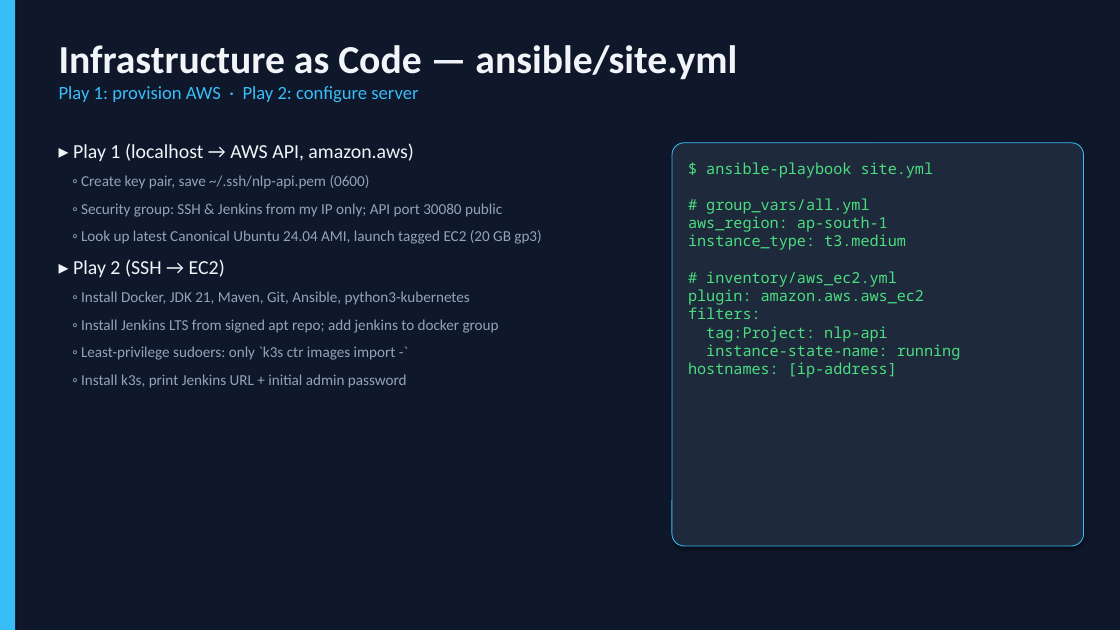
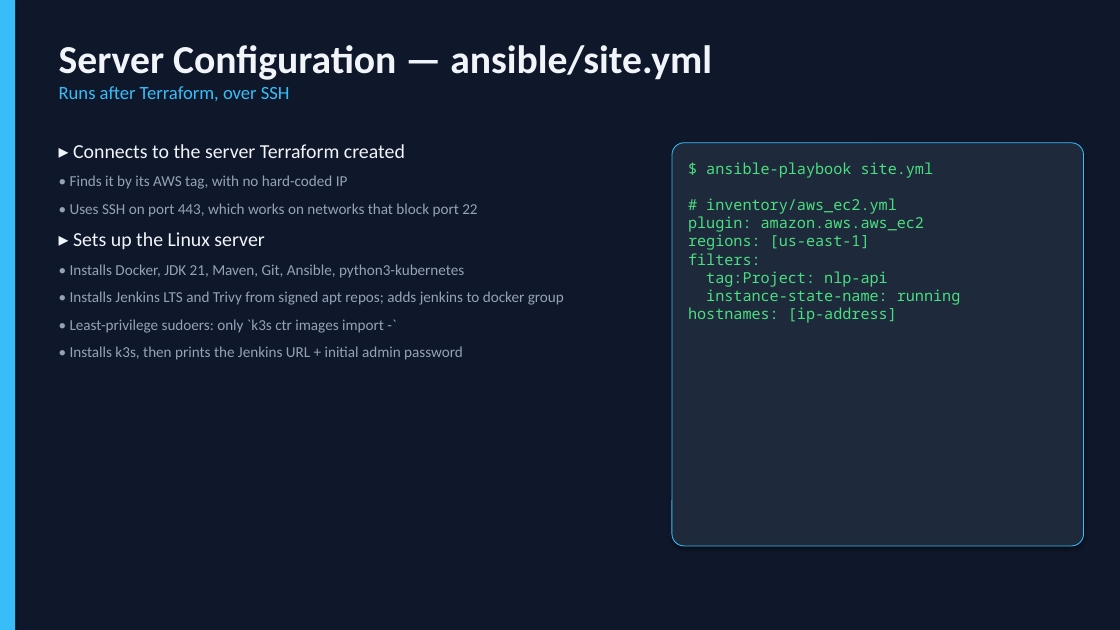
Before and after one commit to chaitanyasai9666/Devops-project, a slide deck: slide 7 of NLP_API_DevOps_Presentation.pptx (slide 6 before the commit). Drawn at 1120x630 pixels with LibreOffice and Linux fonts; fonts in the diff are those of the drawing. Boxes give left, top, right and bottom in pixels: in the first picture for what was removed or moved away, otherwise in the second. Text is boxed around its words. In the diff, an @@ line names an element or a change of style, - is before the commit and + after.

```diff
--- a/NLP_API_DevOps_Presentation.pptx
+++ b/NLP_API_DevOps_Presentation.pptx
@@ text at (59, 45, 712, 101): text changed; size 16 to 34 pt; text colour #38BDF8 to #F1F5F9; bold on @@
-Infrastructure as Code — ansible/site.yml
-Play 1: provision AWS · Play 2: configure server
+Server Configuration — ansible/site.yml
+Runs after Terraform, over SSH
@@ text at (70, 144, 564, 360): text changed @@
-▸ Play 1 (localhost → AWS API, amazon.aws)
-◦ Create key pair, save ~/.ssh/nlp-api.pem (0600)
-◦ Security group: SSH & Jenkins from my IP only; API port 30080 public
-◦ Look up latest Canonical Ubuntu 24.04 AMI, launch tagged EC2 (20 GB gp3)
-▸ Play 2 (SSH → EC2)
-◦ Install Docker, JDK 21, Maven, Git, Ansible, python3-kubernetes
-◦ Install Jenkins LTS from signed apt repo; add jenkins to docker group
-◦ Least-privilege sudoers: only `k3s ctr images import -`
-◦ Install k3s, print Jenkins URL + initial admin password
+▸ Connects to the server Terraform created
+• Finds it by its AWS tag, with no hard-coded IP
+• Uses SSH on port 443, which works on networks that block port 22
+▸ Sets up the Linux server
+• Installs Docker, JDK 21, Maven, Git, Ansible, python3-kubernetes
+• Installs Jenkins LTS and Trivy from signed apt repos; adds jenkins to docker group
+• Least-privilege sudoers: only `k3s ctr images import -`
+• Installs k3s, then prints the Jenkins URL + initial admin password
@@ text in rounded rectangle at (688, 198, 906, 250): paragraphs removed @@
-# group_vars/all.yml
-aws_region: ap-south-1
-instance_type: t3.medium
@@ text in rounded rectangle at (688, 234, 870, 250): paragraph added @@
+regions: [us-east-1]
```
Also in this commit, not shown: 12 other slides changed, 3 slides added.
